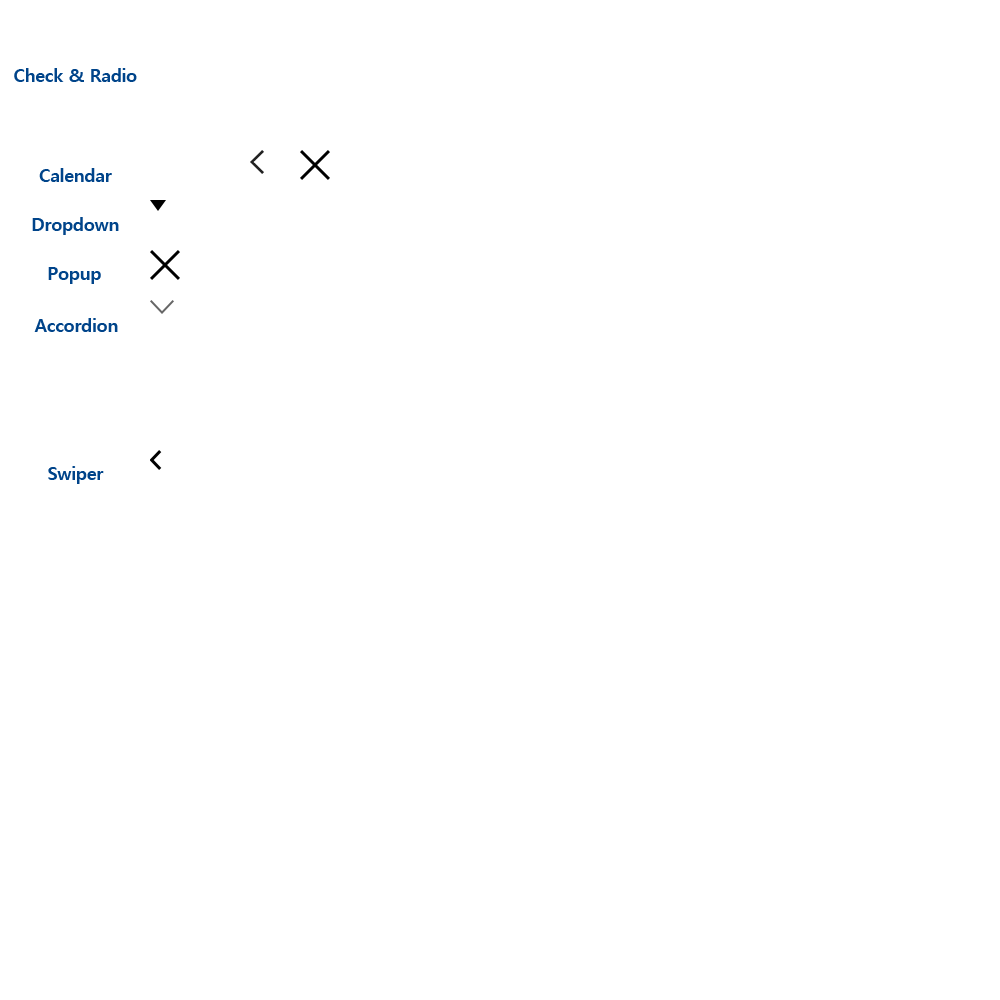
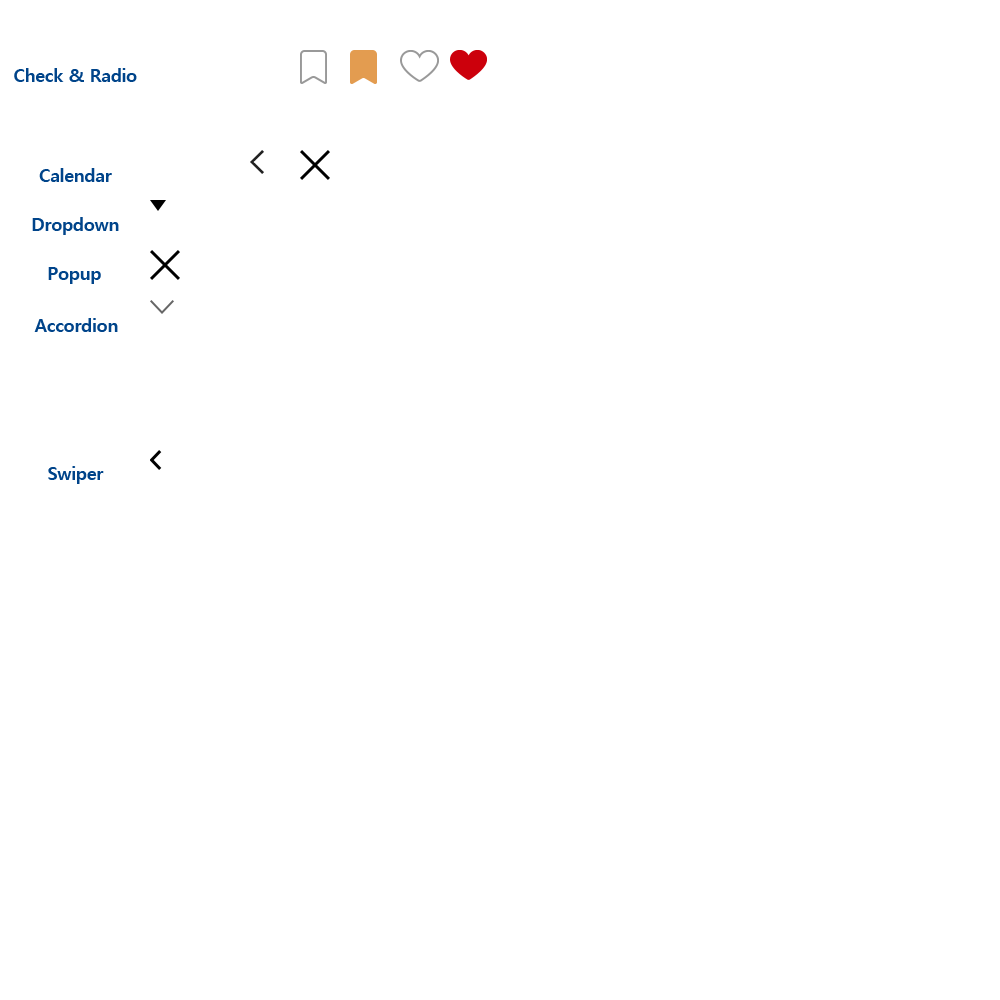
Two versions of the same layered image (1000 x 1000). Layer-by-layer changes:
added layer "레이어 54" in group "Check & Radio" over [450, 50, 487, 80]
added layer "레이어 53" in group "Check & Radio" over [350, 50, 377, 84]
added layer "레이어 52" in group "Check & Radio" over [400, 50, 439, 82]
added layer "레이어 51" in group "Check & Radio" over [300, 50, 327, 84]
